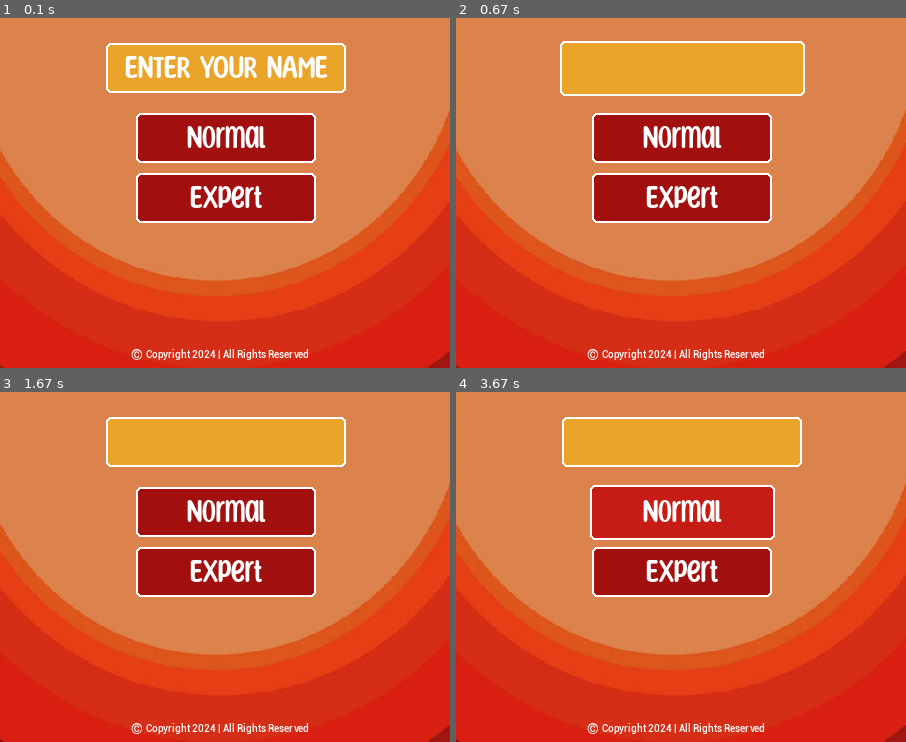
Above: before the commit, frames 1-4 (two rows, left to right).
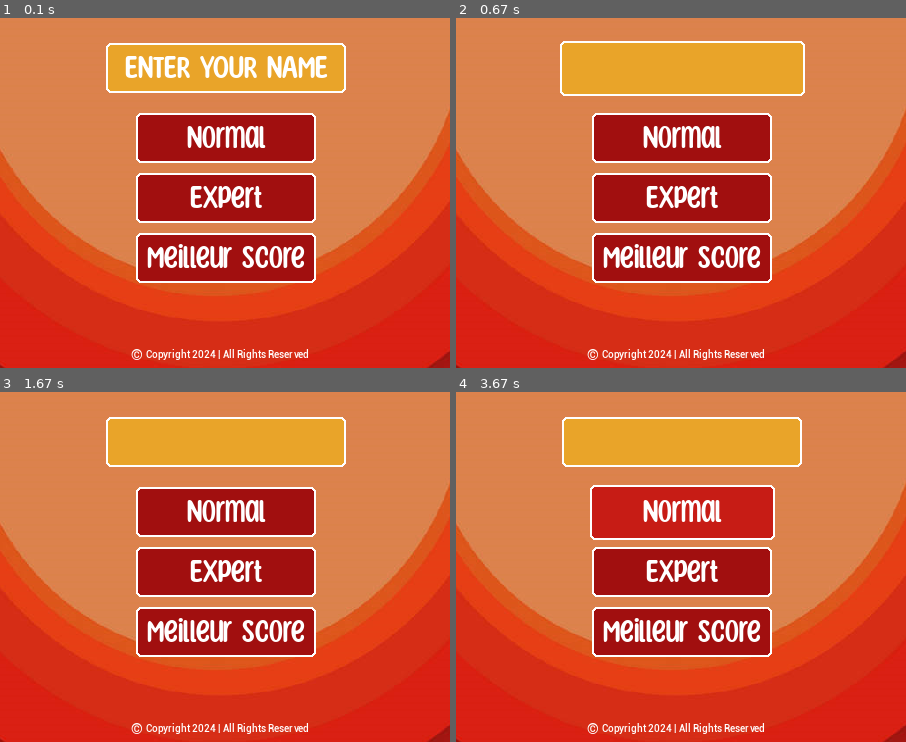
Above: after the commit, the same moments.

Repository: vanny-laure-lamorte/Python
Game: pygame game, started from Home.py
The game is run twice, just before and just after one commit, with the same random seed, the same clock (stepped at 60 frames per second) and the same inputs.
Inputs (mouse positions are % of the whole screen's width and height, from its top left):
- Up to frame 1 (0.1 s): no input
- Up to frame 2 (0.67 s): click (46, 54) at 0.38 s
- Up to frame 3 (1.67 s): tap Enter at 0.67 s; click "Normal" at 1.05 s; click (87, 85) at 1.38 s
- Up to frame 4 (3.67 s): click "Normal" at 2.22 s; click (47, 33) at 2.55 s; click "Normal" at 3.38 s
The pictures show only the part of the screen within x 24-74%, y 50-100%; the shares and areas given below are measured in that part.

The runs differ from the first frame. In frame 1, 5.7% of the frame differs, in the area x 30-71%, y 61-76%; in frame 2, 5.7%; in frame 3, 5.7%; in frame 4, 5.7%.

Commit message:
[Ajouter] Bouton "Meilleure Score" + limite de caractère pour le nom du joueur

Diff:
--- a/Home.py
+++ b/Home.py
@@ -25,6 +25,7 @@
         self.input_name_rect = self.button_hover(440, 400, 240, 50, self.yellow, self.white, self.yellow, self.white, self.input_name, self.font2, self.white, 35, 2, 5)
         self.button_hover(440, 470, 180, 50, self.red1, self.white, self.red2, self.white, "Normal", self.font2, self.white, 35, 2, 5)
         self.button_hover(440, 530, 180, 50, self.red1, self.white, self.red2, self.white, "Expert", self.font2, self.white, 35, 2, 5)
+        self.button_hover(440, 590, 180, 50, self.red1, self.white, self.red2, self.white, "Meilleur Score", self.font2, self.white, 35, 2, 5)
 
         # Copyright
         self.text_not_align(self.font3, 15,"©", self.white, 345, 678)
@@ -54,7 +55,7 @@
                     if event.key == pygame.K_BACKSPACE:
                         self.input_name = self.input_name[:-1]
                     else:
-                        if event.unicode:
+                        if event.unicode and len(self.input_name) < 14:
                             self.input_name += event.unicode
             self.design()
             self.update()
